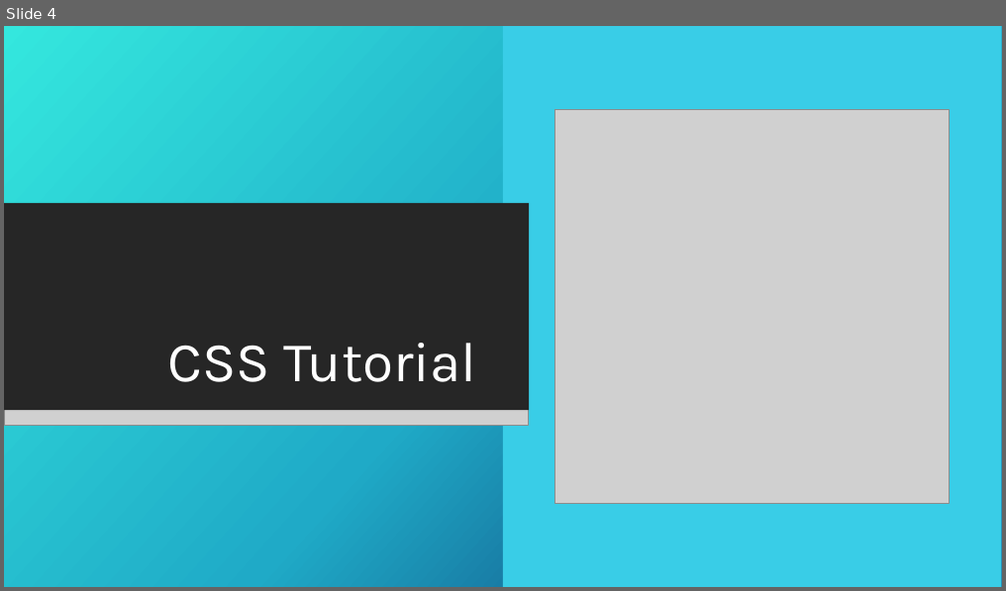
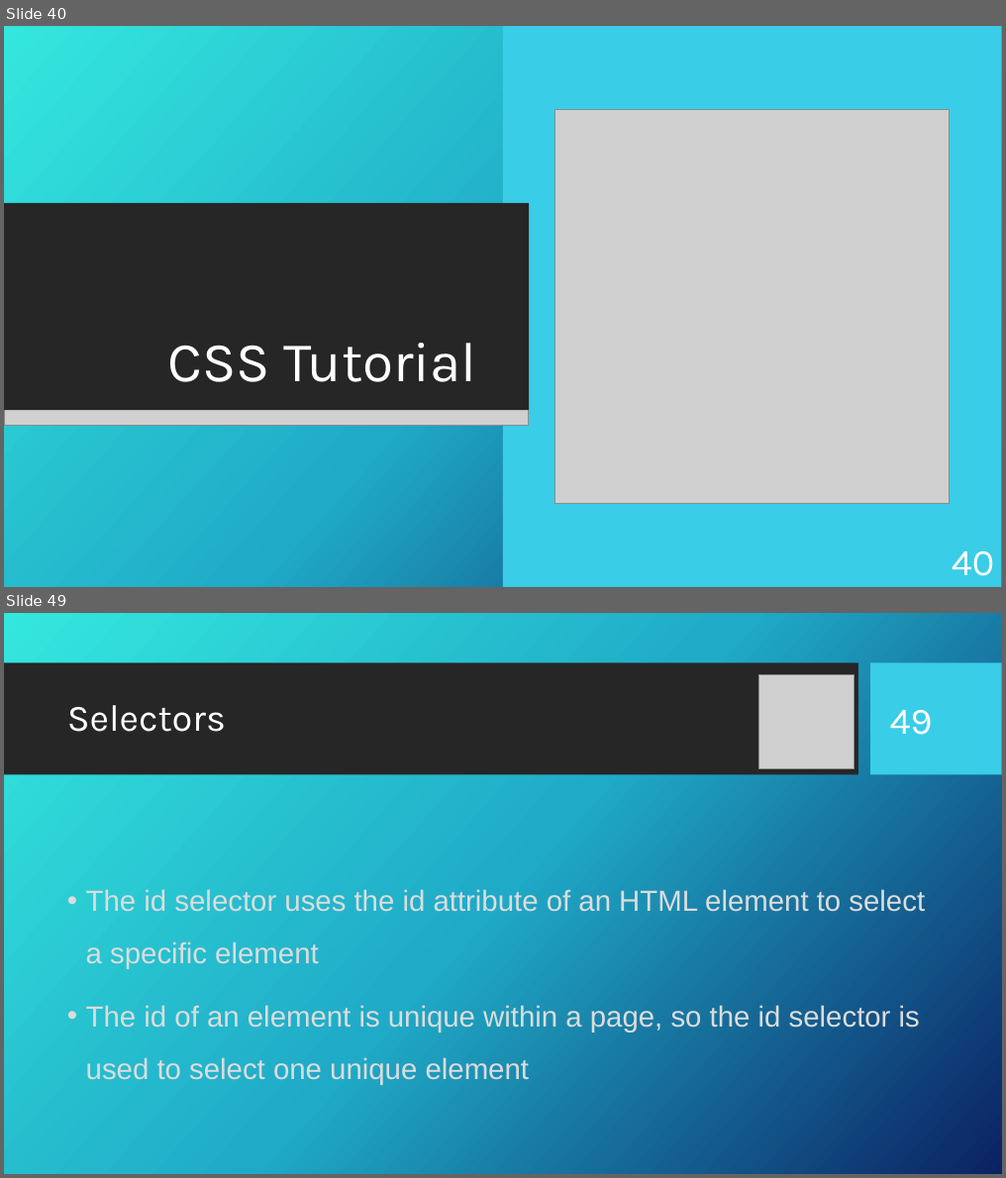
Before and after one commit to KurtAbraham/CS451, a slide deck: CS 451-KAbraham-Internet Technologies Tutorials.pptx. Shown one above the other, each under a label of ours: slide 4 before the commit, slides 40 and 49 after it; the slides between them are not shown. The pictures are 1006x591 and 1006x1178 pixels, drawn with LibreOffice and Linux fonts; fonts in the diff are those of the drawing; grey boxes stand for pictures; background and template pictures are left out. Boxes give left, top, right and bottom in pixels: in the first picture for what was removed or moved away, otherwise in the second. Text is boxed around its words. In the diff, an @@ line names an element or a change of style, - is before the commit and + after.

```diff
--- a/CS 451-KAbraham-Internet Technologies Tutorials.pptx
+++ b/CS 451-KAbraham-Internet Technologies Tutorials.pptx
@@ slide 49 added at [4, 613, 1002, 1174], background picture (left out) @@
@@ rectangle added at [4, 663, 858, 775], fill #262626 @@
@@ rectangle added at [871, 663, 1002, 775], fill #39CDE7 @@
@@ picture added at [759, 674, 853, 768] @@
@@ title added at [67, 705, 226, 732], 36 pt, text #FFFFFF @@
+Selectors
@@ page number added at [890, 710, 933, 735], 36 pt, text #FFFFFF @@
+49
@@ text added at [86, 889, 925, 1085], 28 pt, text #DCDCDC @@
+• The id selector uses the id attribute of an HTML element to select a specific element
+• The id of an element is unique within a page, so the id selector is used to select one unique element
@@ what was slide 4 is now slide 40 @@
@@ slide 40 changed as well @@
@@ page number added at [951, 552, 995, 576], 36 pt, text #FFFFFF @@
+40
```
Also in this commit, not shown: 2 other slides changed, 84 other slides added, 1 slide removed, 10 other files.
